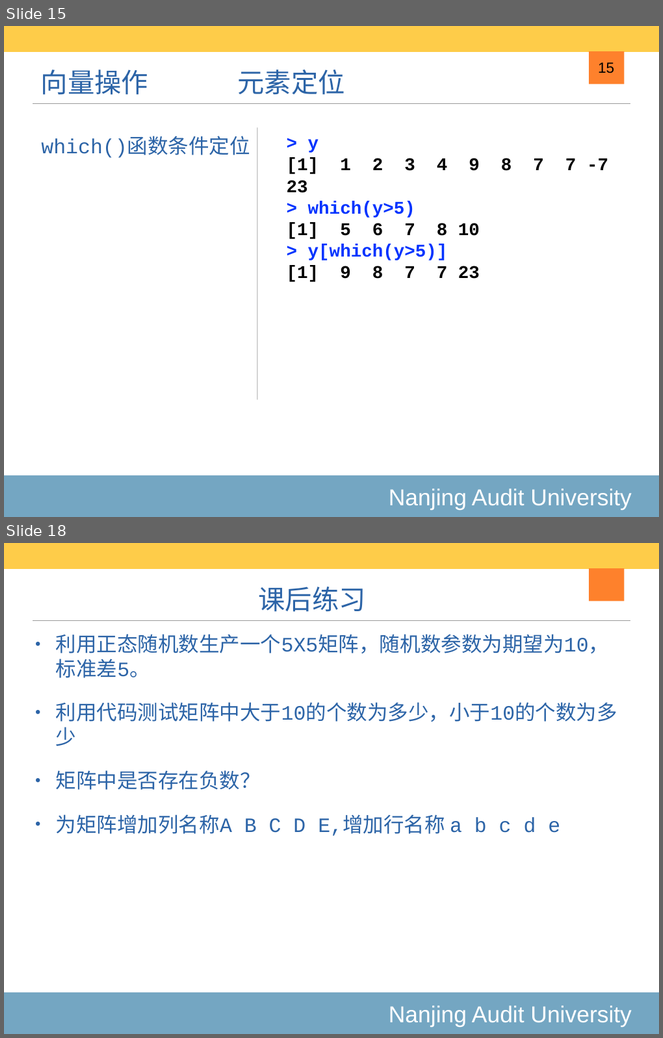
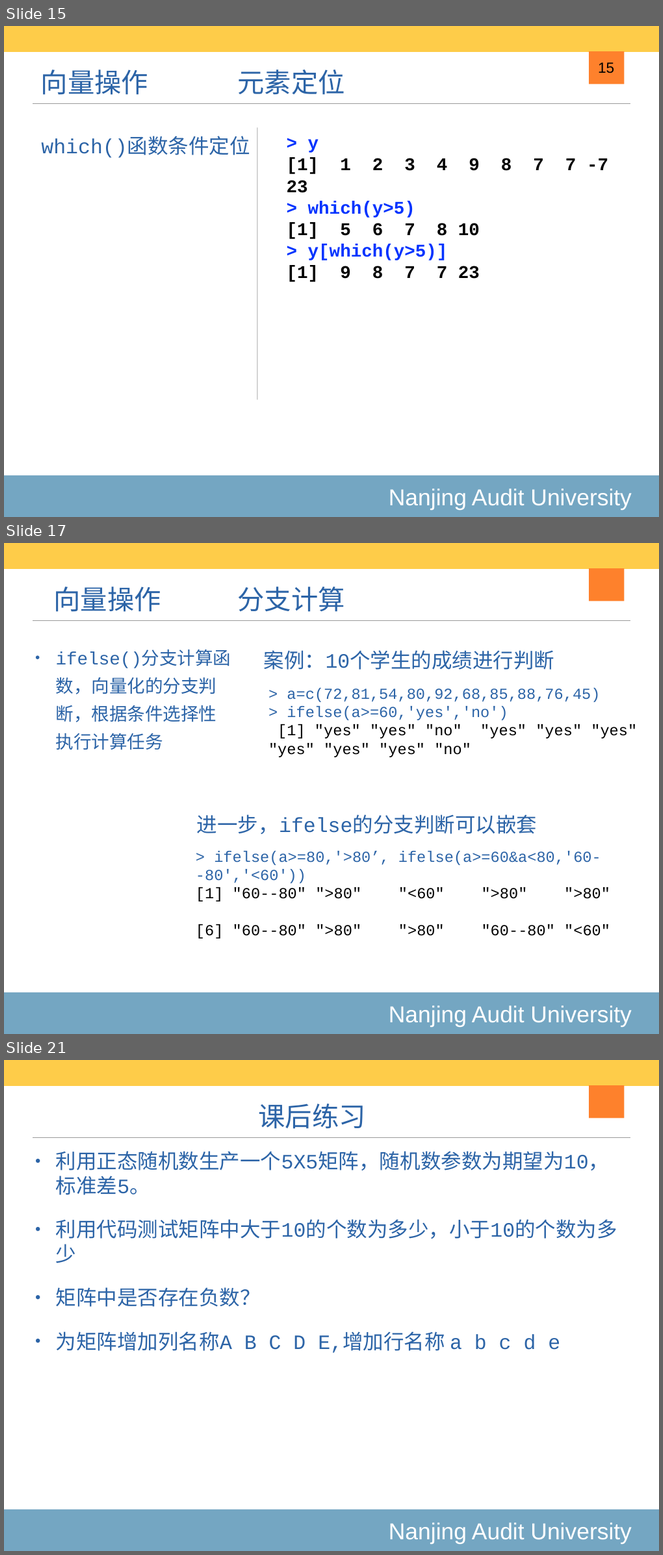
Before and after one commit to exoplanetX/DataAnalytics, a slide deck: 2019-3-变量操作.pptx. Shown one above the other, each under a label of ours: slides 15 and 18 before the commit, slides 15, 17 and 21 after it; the slides between them are not shown. The pictures are 663x1038 and 663x1555 pixels, drawn with LibreOffice and Linux fonts; fonts in the diff are those of the drawing. Boxes give left, top, right and bottom in pixels: in the first picture for what was removed or moved away, otherwise in the second. Text is boxed around its words. In the diff, an @@ line names an element or a change of style, - is before the commit and + after.

```diff
--- a/2019-3-变量操作.pptx
+++ b/2019-3-变量操作.pptx
@@ slide 17 added at (x1=4, y1=543, x2=659, y2=1034), background #FFFFFF; not listed: 4 template elements that a slide beside it also shows @@
@@ title added at (x1=54, y1=587, x2=161, y2=612), 42 pt, text #2C64A7 @@
+向量操作
@@ text added at (x1=238, y1=587, x2=345, y2=612), 42 pt, text #2C64A7 @@
+分支计算
@@ text added at (x1=56, y1=652, x2=232, y2=750), 28 pt, text #2C64A7 @@
+• ifelse()分支计算函数，向量化的分支判断，根据条件选择性执行计算任务
@@ text added at (x1=264, y1=650, x2=555, y2=670), 32 pt, text #2C64A7 @@
+案例：10个学生的成绩进行判断
@@ text added at (x1=269, y1=688, x2=637, y2=757), 24 pt, text #2C64A7 @@
+> a=c(72,81,54,80,92,68,85,88,76,45)
+> ifelse(a>=60,'yes','no')
+[1] "yes" "yes" "no" "yes" "yes" "yes" "yes" "yes" "yes" "no"
@@ text added at (x1=197, y1=815, x2=537, y2=834), 32 pt, text #2C64A7 @@
+进一步，ifelse的分支判断可以嵌套
@@ text added at (x1=196, y1=851, x2=610, y2=939), 24 pt, text #000000 @@
+> ifelse(a>=80,'>80’, ifelse(a>=60&a<80,'60--80','<60'))
+[1] "60--80" ">80" "<60" ">80" ">80"
+[6] "60--80" ">80" ">80" "60--80" "<60"
@@ what was slide 18 is now slide 21 @@
```
Also in this commit, not shown: 2 slides changed, 3 other slides added, 1 other file.
